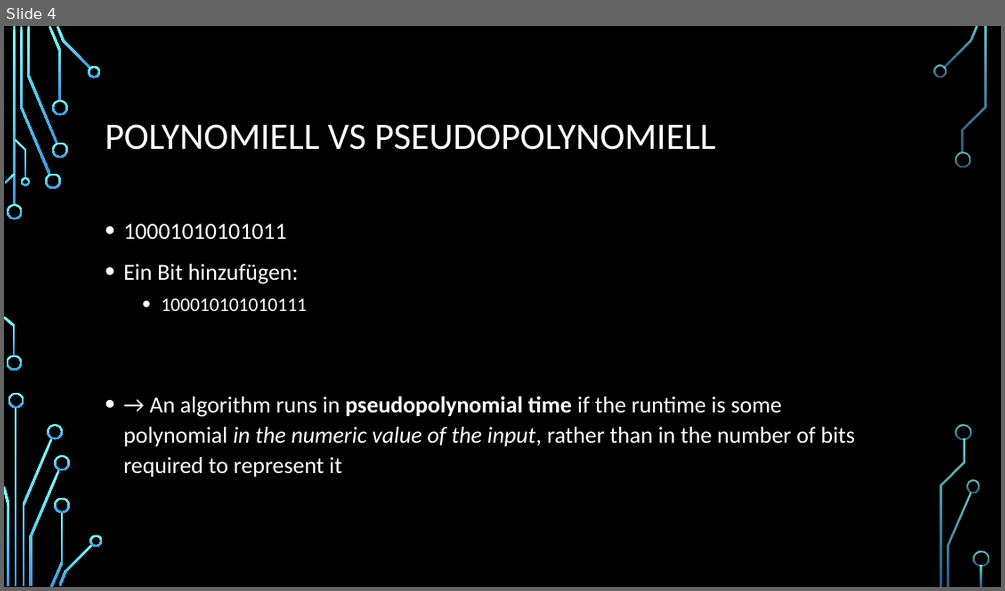
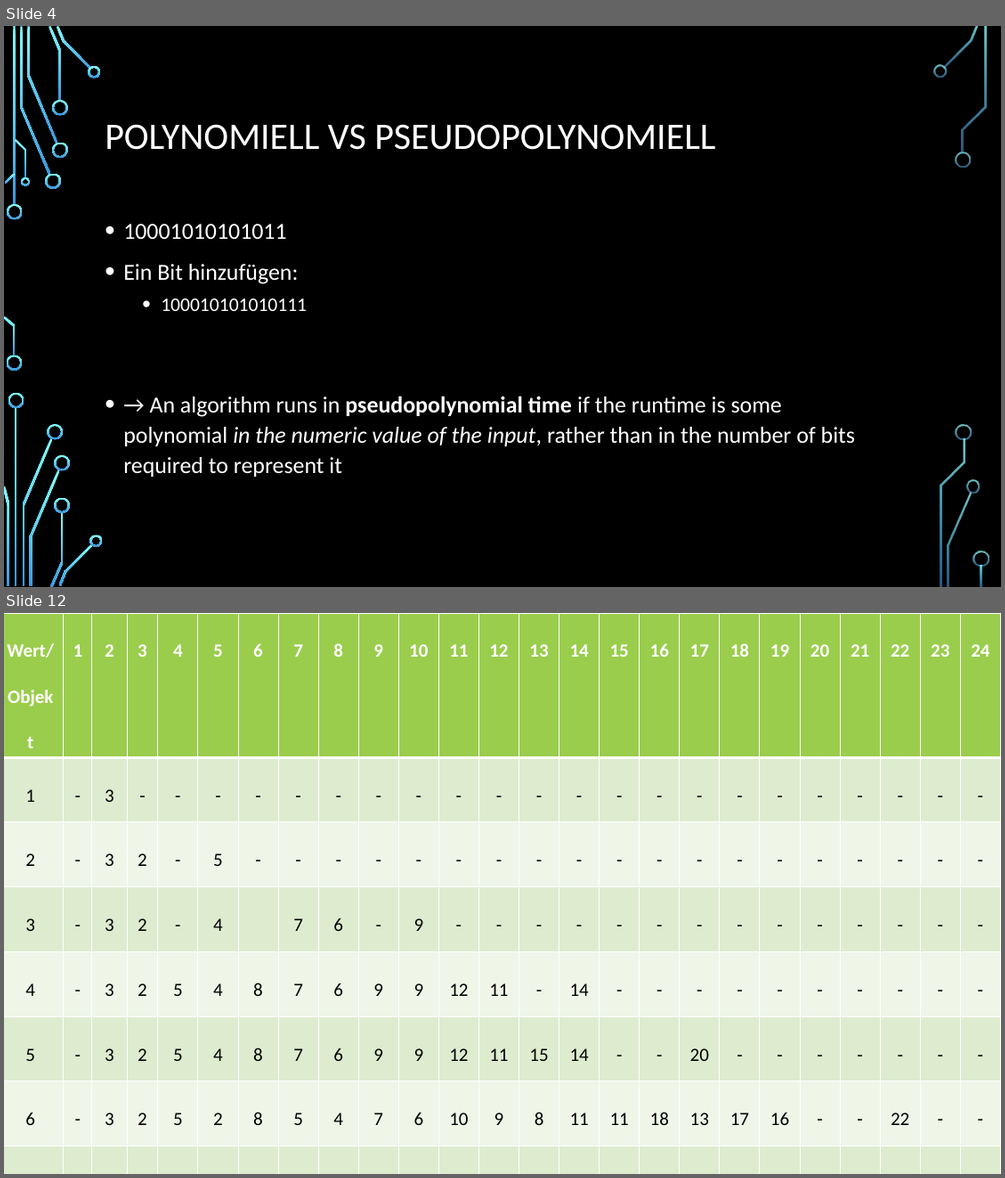
Before and after one commit to Seppl2202/Pseudopolynomielle-Algorithmen, a slide deck: Pseudopolynomielle Algorithmen.pptx. Shown one above the other, each under a label of ours: slide 4 before the commit, slides 4 and 12 after it; the slides between them are not shown. The pictures are 1005x591 and 1005x1178 pixels, drawn with LibreOffice and Linux fonts; fonts in the diff are those of the drawing; background and template pictures are left out. Boxes give left, top, right and bottom in pixels: in the first picture for what was removed or moved away, otherwise in the second. Text is boxed around its words. In the diff, an @@ line names an element or a change of style, - is before the commit and + after.

Commit message:
added knappsack table

```diff
--- a/Pseudopolynomielle Algorithmen.pptx
+++ b/Pseudopolynomielle Algorithmen.pptx
@@ slide 12 added at <box>4,613,1001,1174</box>, background picture (left out); not listed: 36 template elements that a slide beside it also shows @@
@@ table added at <box>4,613,1001,1174</box>, 8 rows, 25 columns @@
+Wert/Objekt | 1 | 2 | 3 | 4 | 5 | 6 | 7 | 8 | 9 | 10 | 11 | 12 | 13 | 14 | 15 | 16 | 17 | 18 | 19 | 20 | 21 | 22 | 23 | 24
+1 | - | 3 | - | - | - | - | - | - | - | - | - | - | - | - | - | - | - | - | - | - | - | - | - | -
+2 | - | 3 | 2 | - | 5 | - | - | - | - | - | - | - | - | - | - | - | - | - | - | - | - | - | - | -
+3 | - | 3 | 2 | - | 4 |  | 7 | 6 | - | 9 | - | - | - | - | - | - | - | - | - | - | - | - | - | -
+4 | - | 3 | 2 | 5 | 4 | 8 | 7 | 6 | 9 | 9 | 12 | 11 | - | 14 | - | - | - | - | - | - | - | - | - | -
+5 | - | 3 | 2 | 5 | 4 | 8 | 7 | 6 | 9 | 9 | 12 | 11 | 15 | 14 | - | - | 20 | - | - | - | - | - | - | -
+6 | - | 3 | 2 | 5 | 2 | 8 | 5 | 4 | 7 | 6 | 10 | 9 | 8 | 11 | 11 | 18 | 13 | 17 | 16 | - | - | 22 | - | -
+7 | - | 1 | 2 | 5 | 2 | 8 | 5 | 4 | 6 | 5 | 8 | 7 | 8 | 10 | 9 | 12 | 12 | 14 | 14 | - | 12 | 22 | - | 23
```
Also in this commit, not shown: 7 other slides added.
